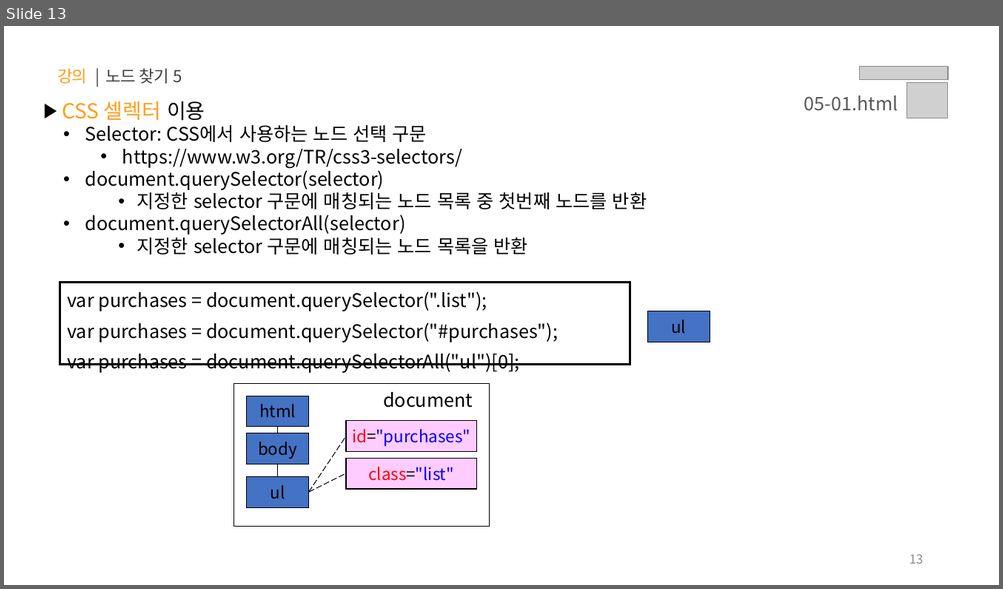
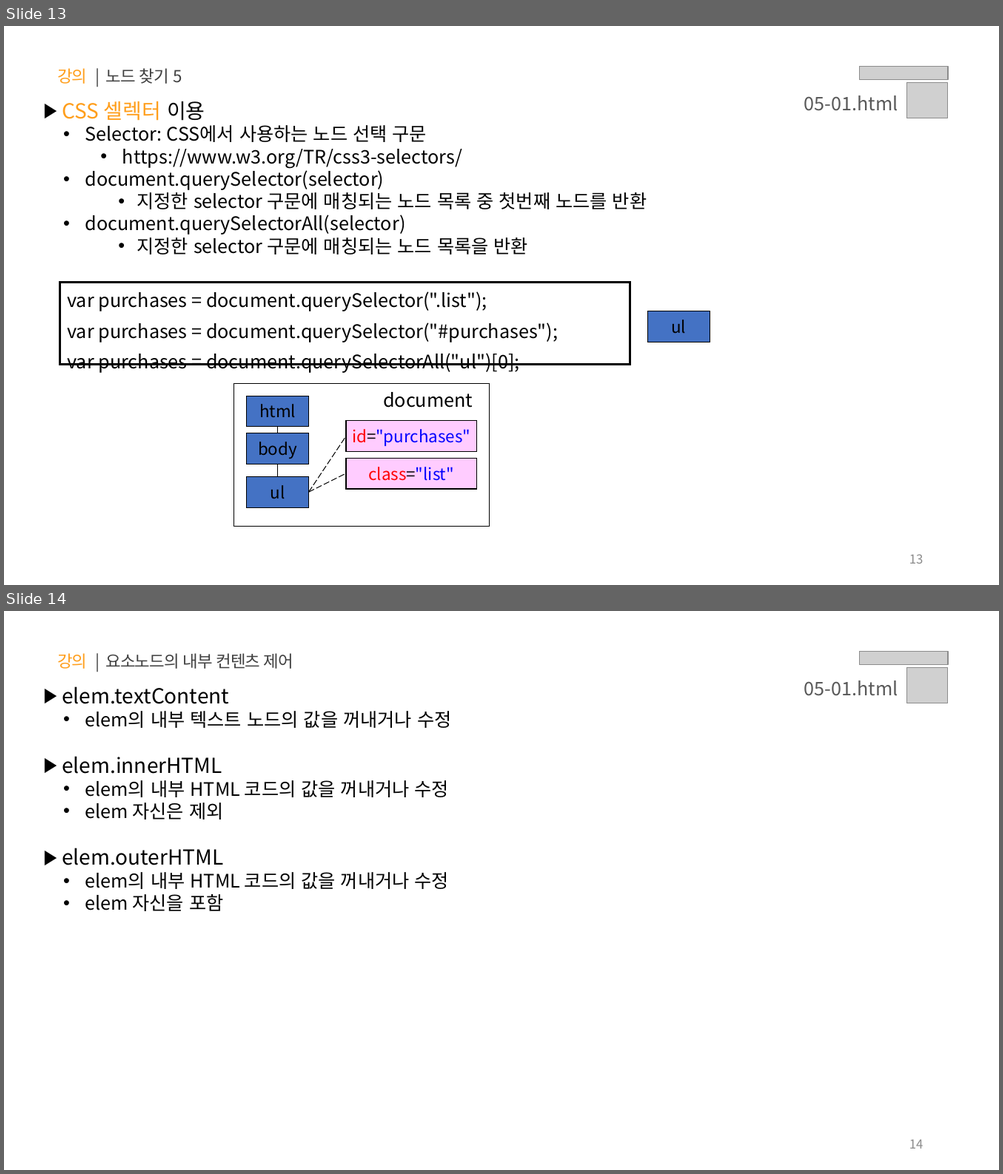
Before and after one commit to yebin-jeong/learn-js, a slide deck: PPT/05.자바스크립트 - 클라이언트 사이드(Event, DOM, Ajax, Web APIs).pptx. Shown one above the other, each under a label of ours: slide 13 before the commit, slides 13 and 14 after it. The pictures are 1003x589 and 1003x1174 pixels, drawn with LibreOffice and Linux fonts; fonts in the diff are those of the drawing; grey boxes stand for pictures. Boxes give left, top, right and bottom in pixels: in the first picture for what was removed or moved away, otherwise in the second. Text is boxed around its words. In the diff, an @@ line names an element or a change of style, - is before the commit and + after.

```diff
--- a/PPT/05.자바스크립트 - 클라이언트 사이드(Event, DOM, Ajax, Web APIs).pptx
+++ b/PPT/05.자바스크립트 - 클라이언트 사이드(Event, DOM, Ajax, Web APIs).pptx
@@ slide 14 added at (4, 611, 999, 1170), background #FFFFFF @@
@@ text added at (57, 653, 293, 669), 16 pt, text #404040 @@
+강의 | 요소노드의 내부 컨텐츠 제어
@@ picture added at (859, 651, 948, 666) @@
@@ picture added at (907, 668, 948, 703) @@
@@ text added at (62, 686, 451, 911), 18 pt, text #000000 @@
+▶ elem.textContent
+  • elem의 내부 텍스트 노드의 값을 꺼내거나 수정
+▶ elem.innerHTML
+  • elem의 내부 HTML 코드의 값을 꺼내거나 수정
+  • elem 자신은 제외
+▶ elem.outerHTML
+  • elem의 내부 HTML 코드의 값을 꺼내거나 수정
+  • elem 자신을 포함
@@ text added at (804, 681, 898, 696), 18 pt, text #595959 @@
+05-01.html
@@ page number added at (909, 1140, 923, 1149), 12 pt, text #8C8C8C @@
+14
```
